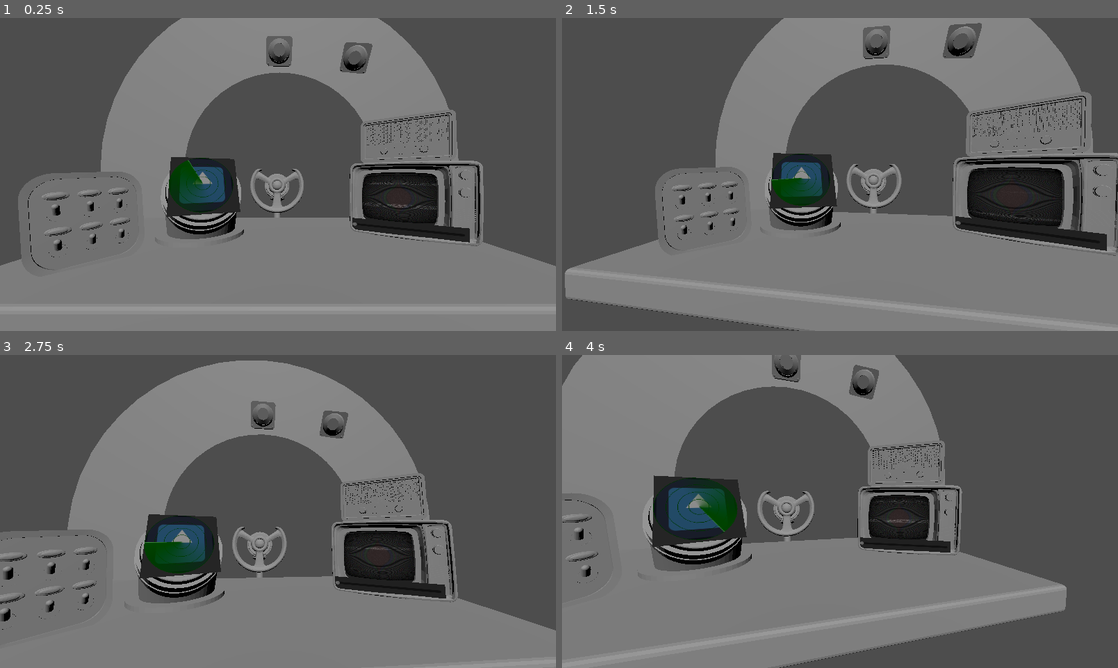
Above: before the commit, frames 1-4 (two rows, left to right).
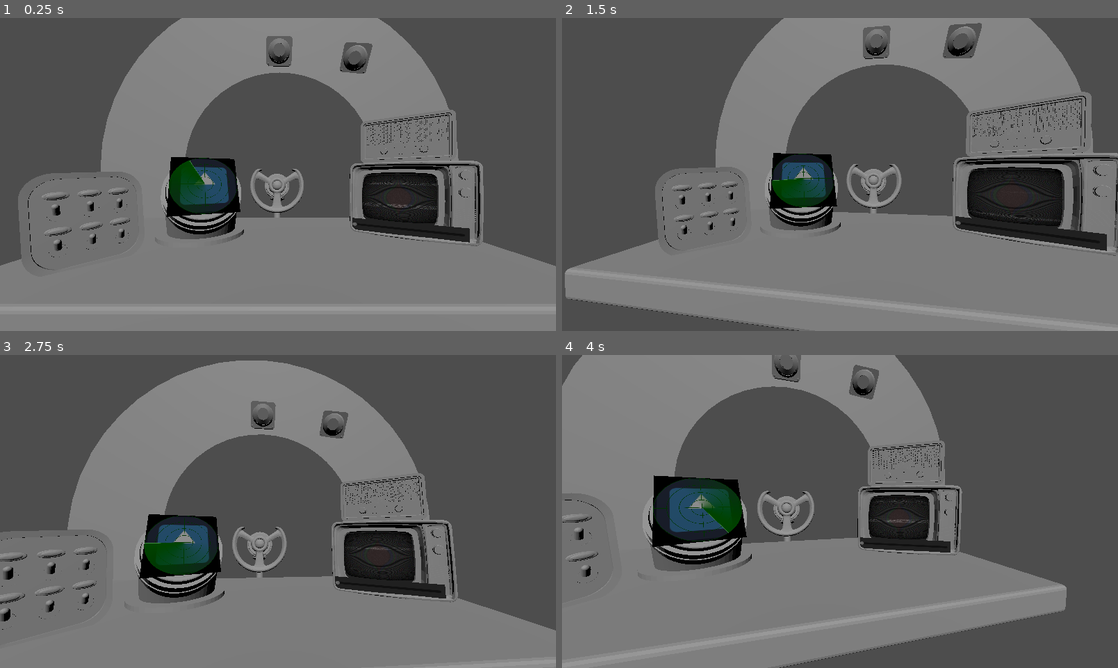
Above: after the commit, the same moments.

Repository: YAGOTAGO/UnderPressure
Game: Godot game, scene res://scenes/main.tscn
Same seed, same stepped clock (60 frames per second), same inputs: the game is played once before the commit and once after it. The engine's default icon, where the game draws it, is replaced by a stand-in: a white triangle on a blue panel in a dark square.
Inputs (mouse positions are in pixels of both pictures, inside the frame that each line leads up to):
- Up to frame 1 (0.25 s): no input
- Up to frame 2 (1.5 s): move the mouse to (962, 158) at 0.52 s; click (962, 158) at 0.6 s; drag from (728, 190) to (812, 237) at 1.27 s
- Up to frame 3 (2.75 s): move the mouse to (333, 442) at 2.02 s; click (333, 442) at 2.1 s
- Up to frame 4 (4 s): tap Enter at 2.75 s; drag from (812, 574) to (673, 464) at 2.77 s; move the mouse to (1006, 558) at 3.52 s; click (1006, 558) at 3.6 s

The runs differ from the first frame. In frame 1, 0.8% of the frame differs, in the area x 29-44%, y 44-64%; in frame 2, 0.7%; in frame 3, 0.9%; in frame 4, 1.3%, in the area x 16-34%, y 38-62%.

Commit message:
Radar stuff

Diff:
--- a/scenes/2D Components/radar.tscn
+++ b/scenes/2D Components/radar.tscn
@@ -67,6 +67,7 @@
 [node name="BG" type="Sprite2D" parent="."]
 unique_name_in_owner = true
 material = SubResource("ShaderMaterial_ank6x")
+scale = Vector2(8.39844, 8.39844)
 texture = ExtResource("1_akmpj")
 offset = Vector2(64, 64)
 
--- a/scenes/3D Components/radar3D.tscn
+++ b/scenes/3D Components/radar3D.tscn
@@ -22,6 +22,7 @@
 viewport = NodePath("../SubViewport")
 
 [node name="SubViewport" type="SubViewport" parent="."]
-size = Vector2i(137, 132)
+transparent_bg = true
+size = Vector2i(1077, 1082)
 
 [node name="Radar" parent="SubViewport" instance=ExtResource("2_i3uii")]
